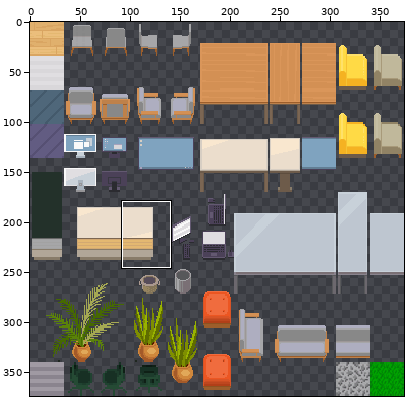
Sprite sheet -- src/assets/tileset1.png. Above, an overview of the earlier version with the close-up marked.
Close-up. Before the edit:
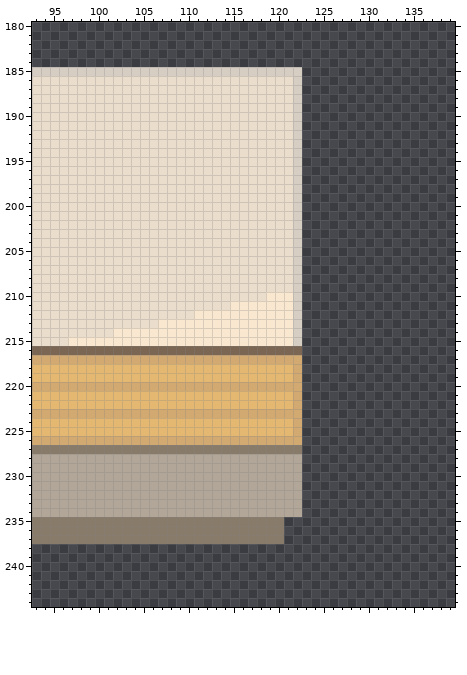
The file is 374x374 pixels. Pixels under 10% opacity are left out. Colours within 5 levels of each other are drawn and written as one. Shown: x 93..139, y 180..244. The commit also changed other parts of the picture, which this record leaves out.
Now the later version:
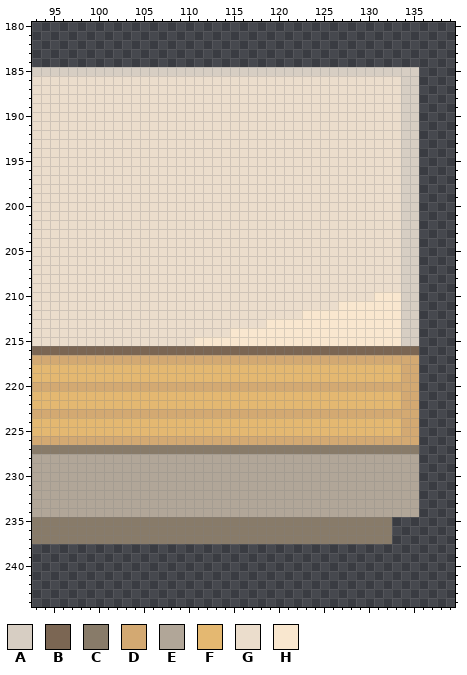
Palette (. is transparent): A #d7cec3  B #7b6653  C #887b69  D #d3a972  E #b1a698  F #e4b871  G #ebddcc  H #f9e7cf
The exact change:
Colour A is added in row 185 at x 123 to 135; in rows 186 to 215 at x 134 to 135.
Colour B is added in row 216 at x 123 to 135.
Colour C is added in row 227 at x 123 to 135; in rows 235 to 237 at x 121 to 132.
Colour D is added in row 217 at x 123 to 135; in rows 218 to 219 at x 134 to 135; in row 220 at x 123 to 135; in rows 221 to 222 at x 134 to 135; in row 223 at x 123 to 135; in rows 224 to 225 at x 134 to 135.
Colour D is added in row 226 at x 123 to 135.
Colour E is added in rows 228 to 234 at x 123 to 135.
Colour F is added in rows 218 to 219 at x 123 to 133; in rows 221 to 222 at x 123 to 133; in rows 224 to 225 at x 123 to 133.
Colour F replaces colour D in rows 218 to 219 at x 122; in rows 221 to 222 at x 122; in rows 224 to 225 at x 122.
Colour G is added in rows 186 to 209 at x 123 to 133; in row 210 at x 123 to 130; in row 211 at x 123 to 126.
Colour G replaces colour A in rows 186 to 212 at x 122.
Colour G replaces colour H in row 210 at x 119 to 121; in row 211 at x 115 to 121; in row 212 at x 111 to 121; in row 213 at x 107 to 118; in row 214 at x 102 to 114; in row 215 at x 97 to 110.
Colour H is added in row 210 at x 131 to 133; in row 211 at x 127 to 133; in rows 212 to 215 at x 123 to 133.
Colour H replaces colour A in rows 213 to 215 at x 122.
Boxes around the changes in both close-ups, in picture pixels (x1, y1, x2, y2):
changed: (68, 67, 419, 544)
